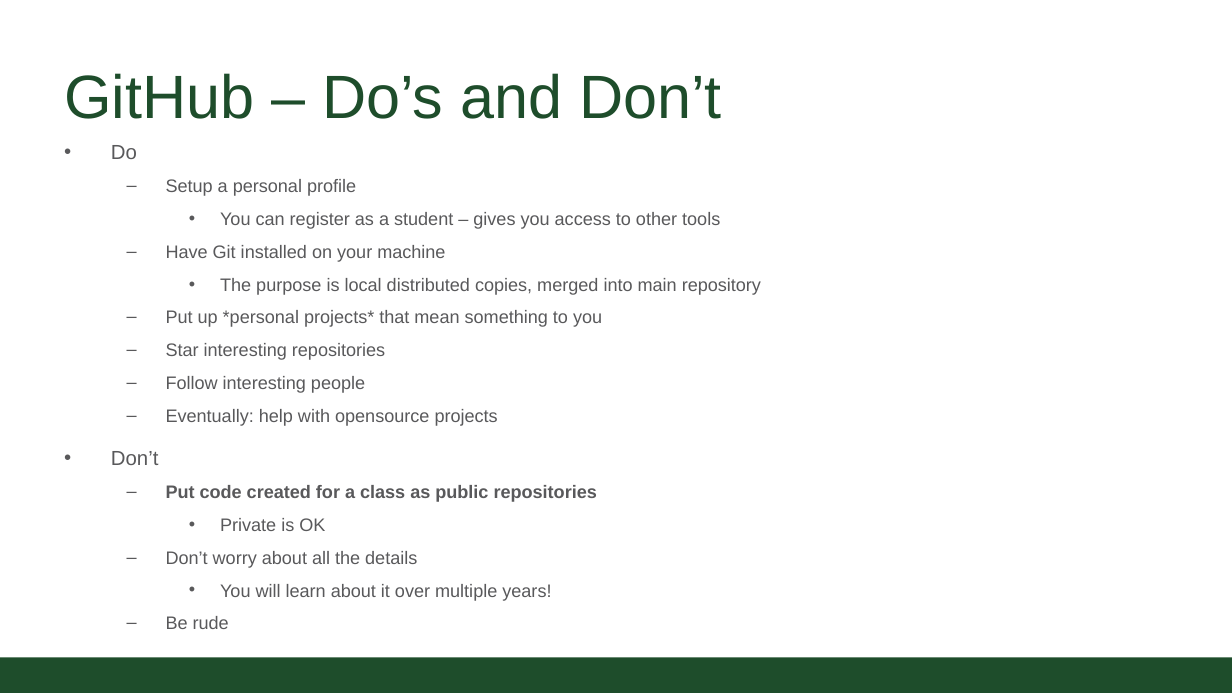
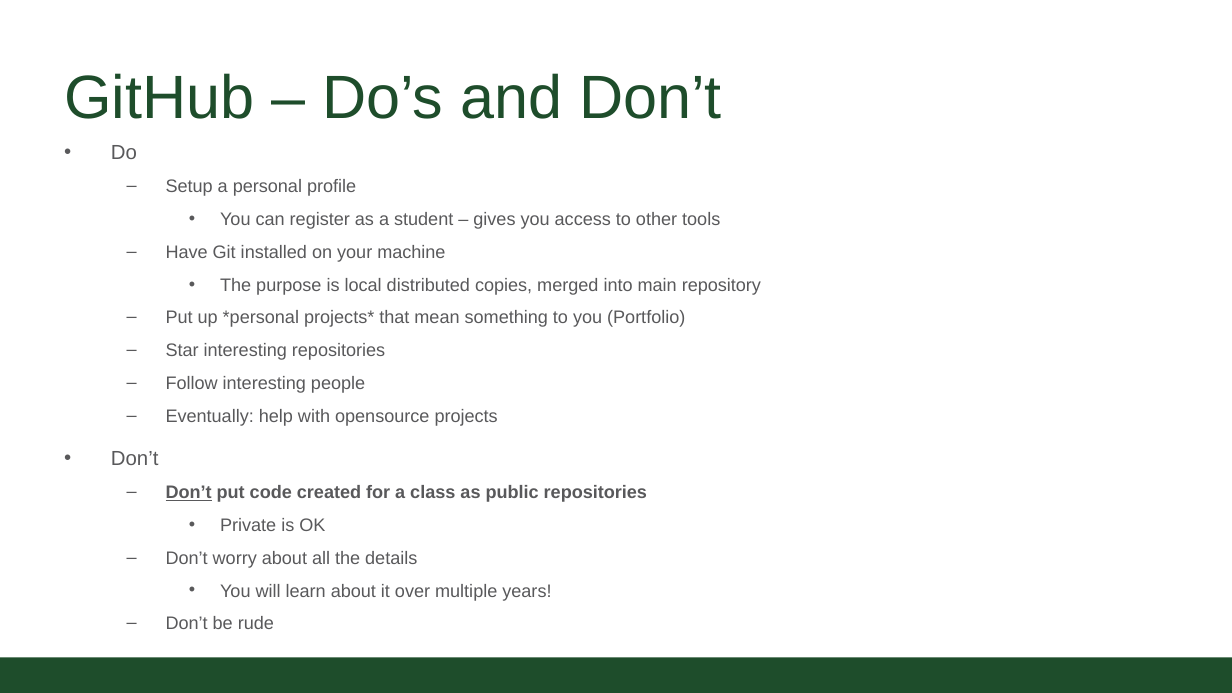
Before and after one commit to CSU-CompSci-CS163-4/Handouts, a slide deck: slide 4 of slides/On-Campus/04_01_GitHub_IDE.pptx. Drawn at 1232x693 pixels with LibreOffice and Linux fonts; fonts in the diff are those of the drawing; background and template pictures are left out. Boxes give left, top, right and bottom in pixels: in the first picture for what was removed or moved away, otherwise in the second. Text is boxed around its words. In the diff, an @@ line names an element or a change of style, - is before the commit and + after.

Commit message:
update slides

```diff
--- a/slides/On-Campus/04_01_GitHub_IDE.pptx
+++ b/slides/On-Campus/04_01_GitHub_IDE.pptx
@@ text at (x1=166, y1=310, x2=685, y2=327): text changed @@
-  – Put up *personal projects* that mean something to you
+  – Put up *personal projects* that mean something to you (Portfolio)
@@ text at (x1=166, y1=485, x2=647, y2=502): text changed @@
-  – Put code created for a class as public repositories
+  – Don’t put code created for a class as public repositories
@@ text at (x1=166, y1=616, x2=274, y2=629): text changed @@
-  – Be rude
+  – Don’t be rude
```
Also in this commit, not shown: 5 other slides changed.
